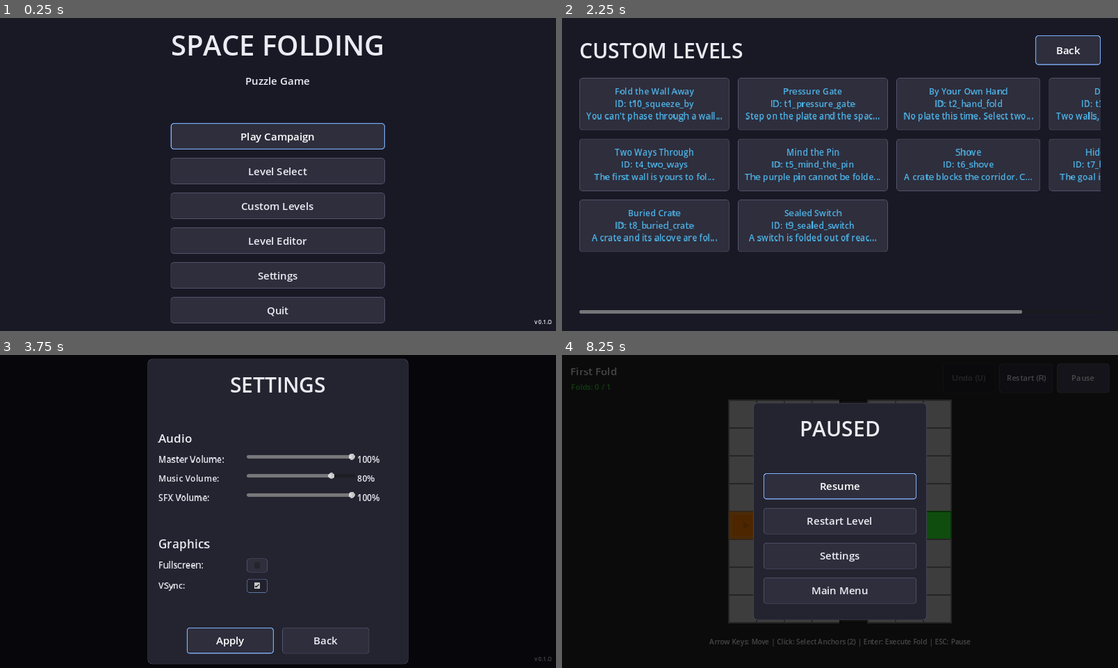
Above: before the commit, frames 1-4 (two rows, left to right).
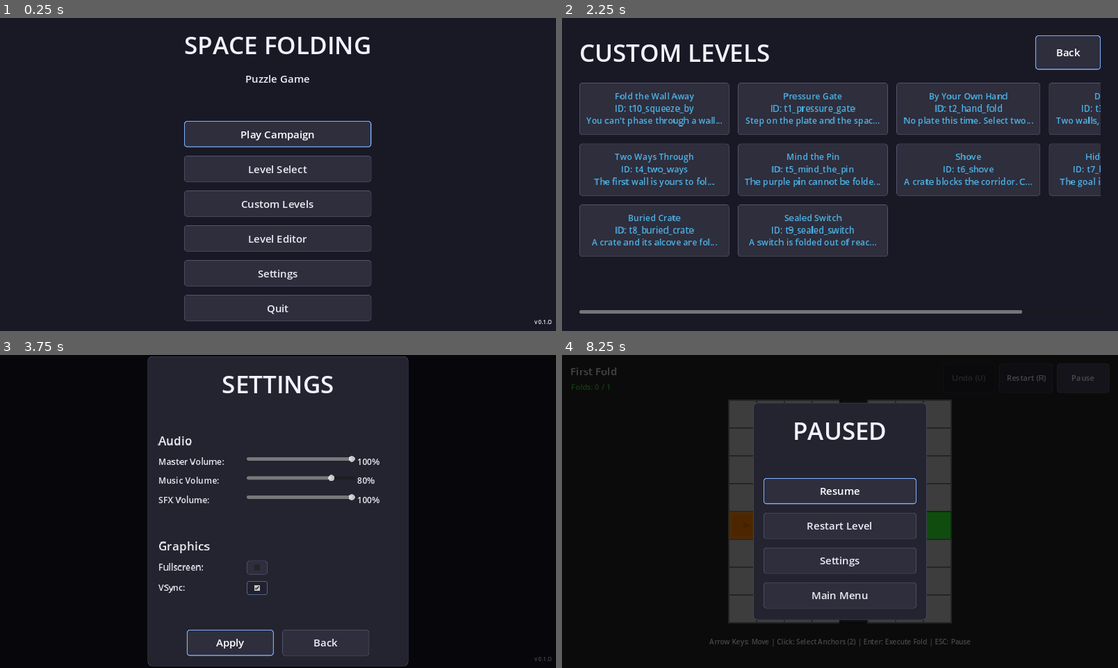
Above: after the commit, the same moments.

Repository: absent-mynd/puzzle
Game: Godot game, scene res://scenes/ui/MainMenu.tscn
Same seed, same stepped clock (60 frames per second), same inputs: the game is played once before the commit and once after it.
Inputs:
- Up to frame 1 (0.25 s): no input
- Up to frame 2 (2.25 s): click "Level Select" at 0.5 s; click "Back" at 1.25 s; click "Custom Levels" at 2 s
- Up to frame 3 (3.75 s): click "Back" at 2.75 s; click "Settings" at 3.5 s
- Up to frame 4 (8.25 s): click "Back" at 4.25 s; click "Play Campaign" at 5 s; click "Restart (R)" at 5.75 s; click "Restart (R)" at 6.5 s; click "Restart (R)" at 7.25 s; click "Pause" at 8 s

The runs differ from the first frame. In frame 1, 4.7% of the frame differs, in the area x 30-70%, y 5-98%; in frame 2, 10%, in the area x 3-97%, y 8-77%; in frame 3, 3.7%; in frame 4, 2.1%.

Commit message:
UI overhaul Phase 2b: converge screen titles on shared theme variation
Point every screen title (MainMenu/PauseMenu/Settings/LevelSelect/
CustomLevelSelect/LevelComplete) at the theme's TitleLabel type variation
instead of per-scene font sizes (48/56/64), so title typography is centralized
and consistent. Level-select tiles now size via UIConstants.LEVEL_BUTTON.

519 green (scene-loading tests cover the .tscn changes).

Co-Authored-By: Claude Sonnet 5 <noreply@anthropic.com>
Claude-Session: https://claude.ai/code/session_01VL85eRpwkm13sbK31EPDRD

Diff:
--- a/scenes/ui/CustomLevelSelect.tscn
+++ b/scenes/ui/CustomLevelSelect.tscn
@@ -42,7 +42,7 @@
 [node name="Title" type="Label" parent="MarginContainer/VBoxContainer/TopBar"]
 layout_mode = 2
 size_flags_horizontal = 3
-theme_override_font_sizes/font_size = 48
+theme_type_variation = &"TitleLabel"
 text = "CUSTOM LEVELS"
 
 [node name="BackButton" type="Button" parent="MarginContainer/VBoxContainer/TopBar"]
--- a/scenes/ui/LevelComplete.tscn
+++ b/scenes/ui/LevelComplete.tscn
@@ -39,7 +39,7 @@
 
 [node name="Title" type="Label" parent="CenterContainer/Panel/VBoxContainer"]
 layout_mode = 2
-theme_override_font_sizes/font_size = 56
+theme_type_variation = &"TitleLabel"
 theme_override_colors/font_color = Color(0.2, 0.8, 0.2, 1)
 text = "LEVEL COMPLETE!"
 horizontal_alignment = 1
--- a/scenes/ui/LevelSelect.tscn
+++ b/scenes/ui/LevelSelect.tscn
@@ -42,7 +42,7 @@
 [node name="Title" type="Label" parent="MarginContainer/VBoxContainer/TopBar"]
 layout_mode = 2
 size_flags_horizontal = 3
-theme_override_font_sizes/font_size = 48
+theme_type_variation = &"TitleLabel"
 text = "LEVEL SELECT"
 
 [node name="BackButton" type="Button" parent="MarginContainer/VBoxContainer/TopBar"]
--- a/scenes/ui/MainMenu.tscn
+++ b/scenes/ui/MainMenu.tscn
@@ -34,7 +34,7 @@
 
 [node name="Title" type="Label" parent="CenterContainer/VBoxContainer"]
 layout_mode = 2
-theme_override_font_sizes/font_size = 64
+theme_type_variation = &"TitleLabel"
 text = "SPACE FOLDING"
 horizontal_alignment = 1
 
--- a/scenes/ui/PauseMenu.tscn
+++ b/scenes/ui/PauseMenu.tscn
@@ -39,7 +39,7 @@
 
 [node name="Title" type="Label" parent="CenterContainer/Panel/VBoxContainer"]
 layout_mode = 2
-theme_override_font_sizes/font_size = 48
+theme_type_variation = &"TitleLabel"
 text = "PAUSED"
 horizontal_alignment = 1
 
--- a/scenes/ui/Settings.tscn
+++ b/scenes/ui/Settings.tscn
@@ -39,7 +39,7 @@
 
 [node name="Title" type="Label" parent="CenterContainer/Panel/VBoxContainer"]
 layout_mode = 2
-theme_override_font_sizes/font_size = 48
+theme_type_variation = &"TitleLabel"
 text = "SETTINGS"
 horizontal_alignment = 1
 
